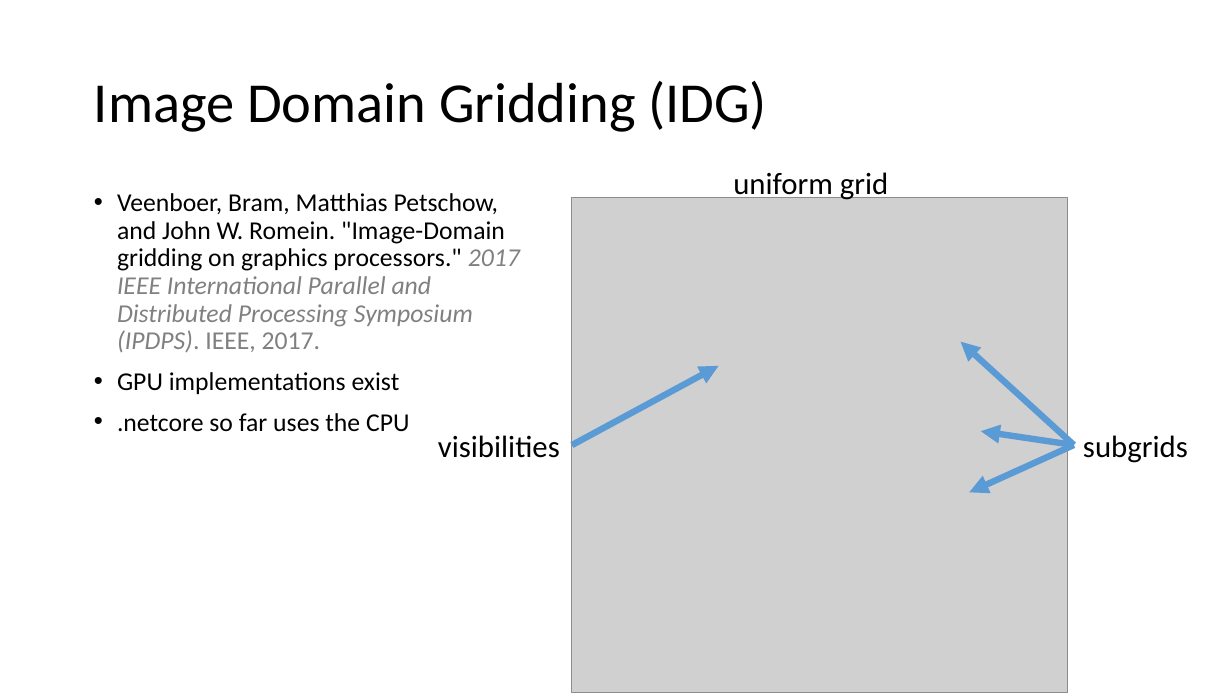
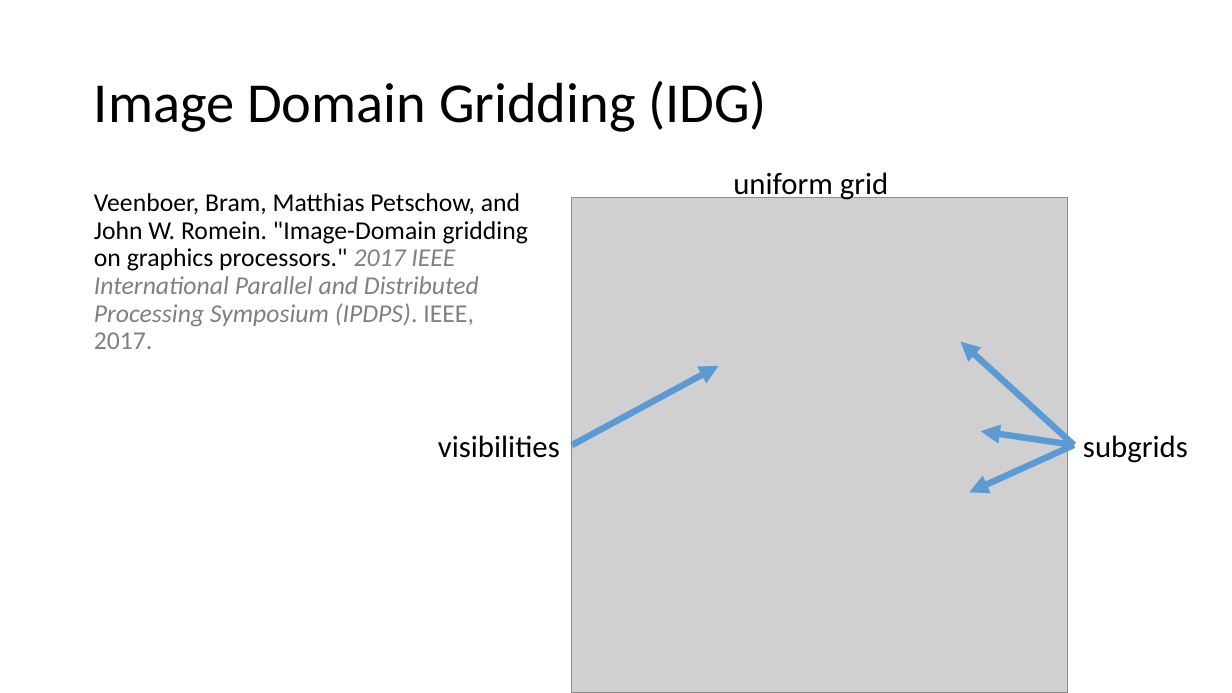
Before and after one commit to lord-blueberry/p9-doc, a slide deck: slide 5 of SKA-Days/pp.pptx. Drawn at 1232x693 pixels with LibreOffice and Linux fonts; fonts in the diff are those of the drawing; grey boxes stand for pictures. Boxes give left, top, right and bottom in pixels: in the first picture for what was removed or moved away, otherwise in the second. Text is boxed around its words. In the diff, an @@ line names an element or a change of style, - is before the commit and + after.

```diff
--- a/SKA-Days/pp.pptx
+++ b/SKA-Days/pp.pptx
@@ text "Veenboer, Bram, Matthias Petschow, and ..." at [94, 193, 528, 349]: bullet • to none @@
@@ text at [117, 372, 409, 432]: paragraphs removed @@
-• GPU implementations exist
-• .netcore so far uses the CPU
```
Also in this commit, not shown: 9 other slides changed, 3 slides removed, 13 other files.
